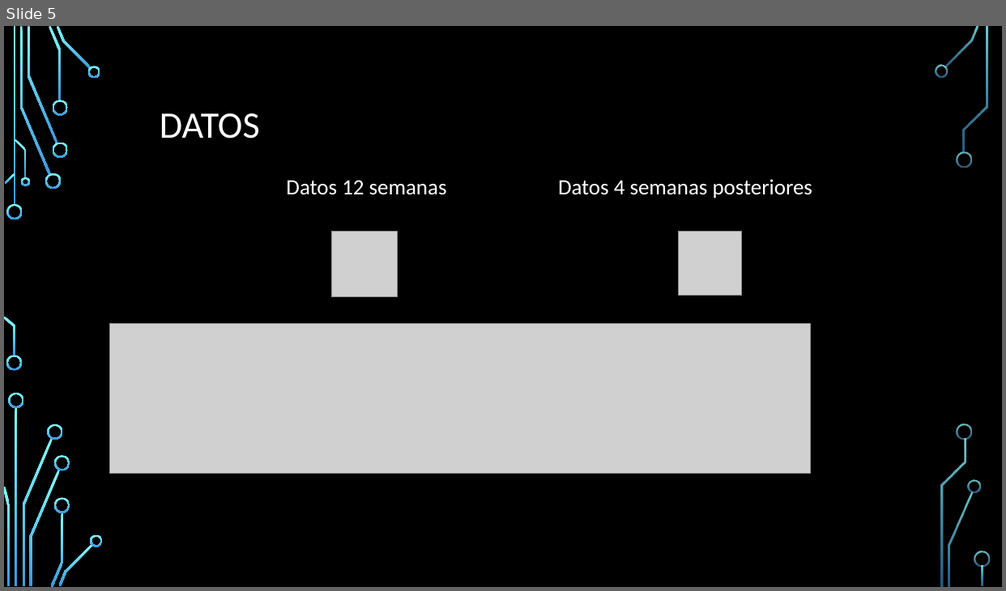
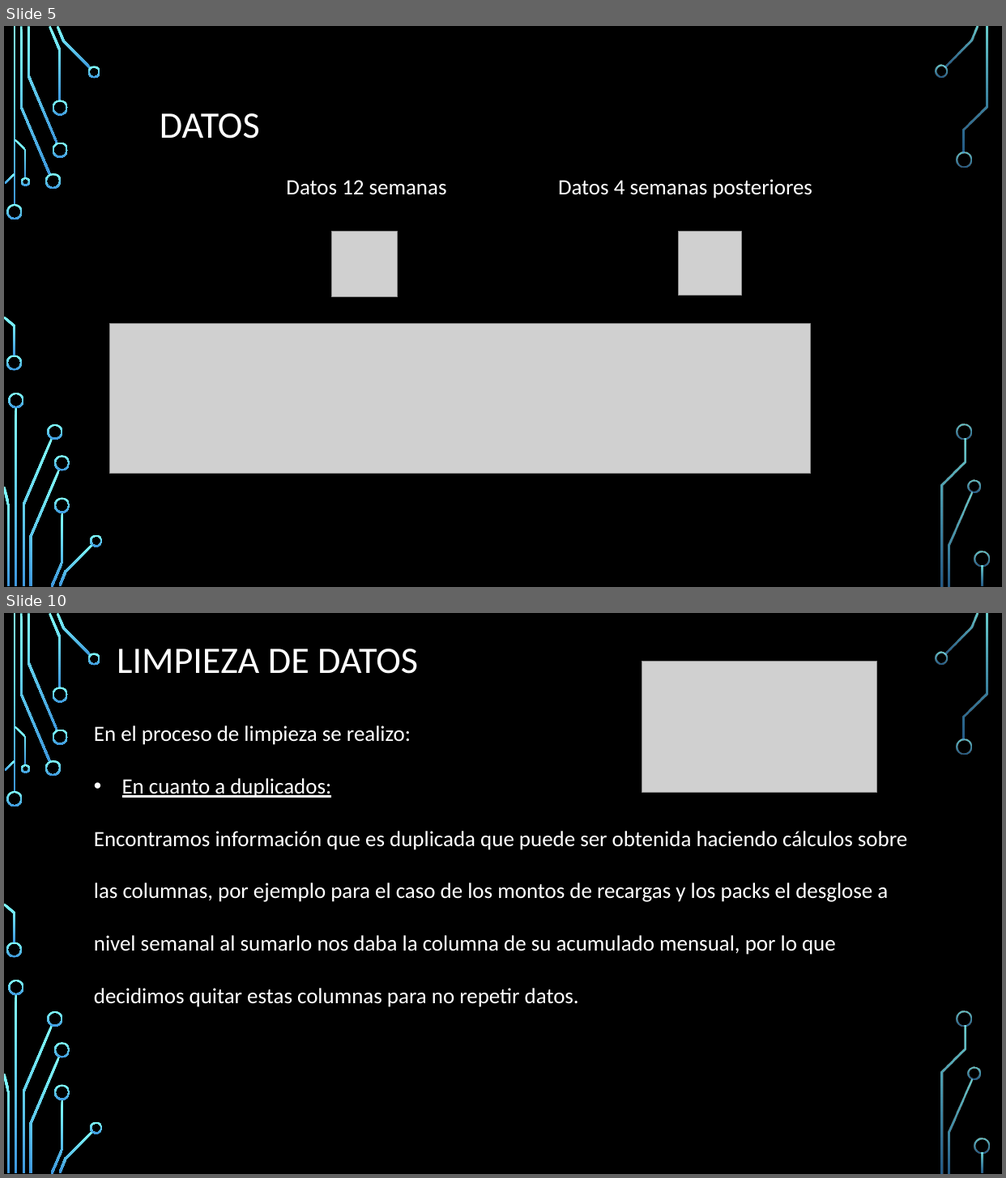
Before and after one commit to maurigarcia88/DiploDataScienceG7, a slide deck: Diplomatura data science.pptx. Shown one above the other, each under a label of ours: slide 5 before the commit, slides 5 and 10 after it; the slides between them are not shown. The pictures are 1006x591 and 1006x1178 pixels, drawn with LibreOffice and Linux fonts; fonts in the diff are those of the drawing; grey boxes stand for pictures; background and template pictures are left out. Boxes give left, top, right and bottom in pixels: in the first picture for what was removed or moved away, otherwise in the second. Text is boxed around its words. In the diff, an @@ line names an element or a change of style, - is before the commit and + after.

Commit message:
modifico ppt para presentacion

```diff
--- a/Diplomatura data science.pptx
+++ b/Diplomatura data science.pptx
@@ slide 10 added at (4, 613, 1002, 1174), background picture (left out); not listed: 36 template elements that a slide beside it also shows @@
@@ title added at (117, 649, 418, 674), 36 pt, text #FFFFFF @@
+LIMPIEZA DE DATOS
@@ picture added at (642, 662, 878, 793) @@
@@ text added at (94, 726, 907, 1007), 21 pt, text #FFFFFF @@
+En el proceso de limpieza se realizo:
+• En cuanto a duplicados:
+Encontramos información que es duplicada que puede ser obtenida haciendo cálculos sobre las columnas, por ejemplo para el caso de los montos de recargas y los packs el desglose a nivel semanal al sumarlo nos daba la columna de su acumulado mensual, por lo que decidimos quitar estas columnas para no repetir datos.
```
Also in this commit, not shown: 2 slides changed, 2 other slides added.
